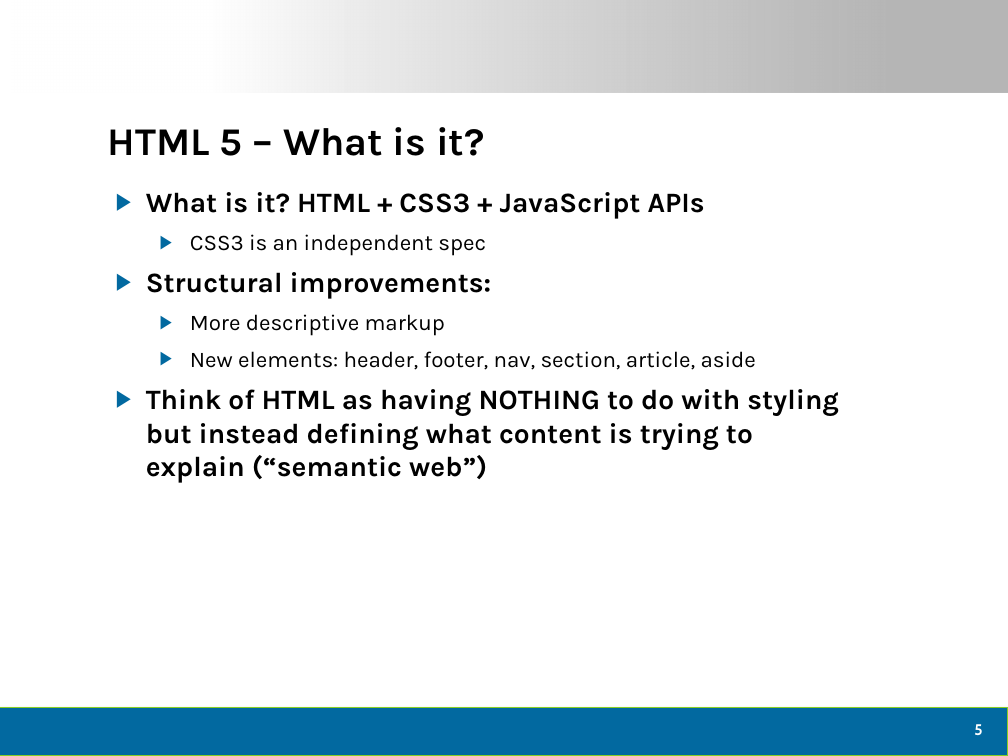
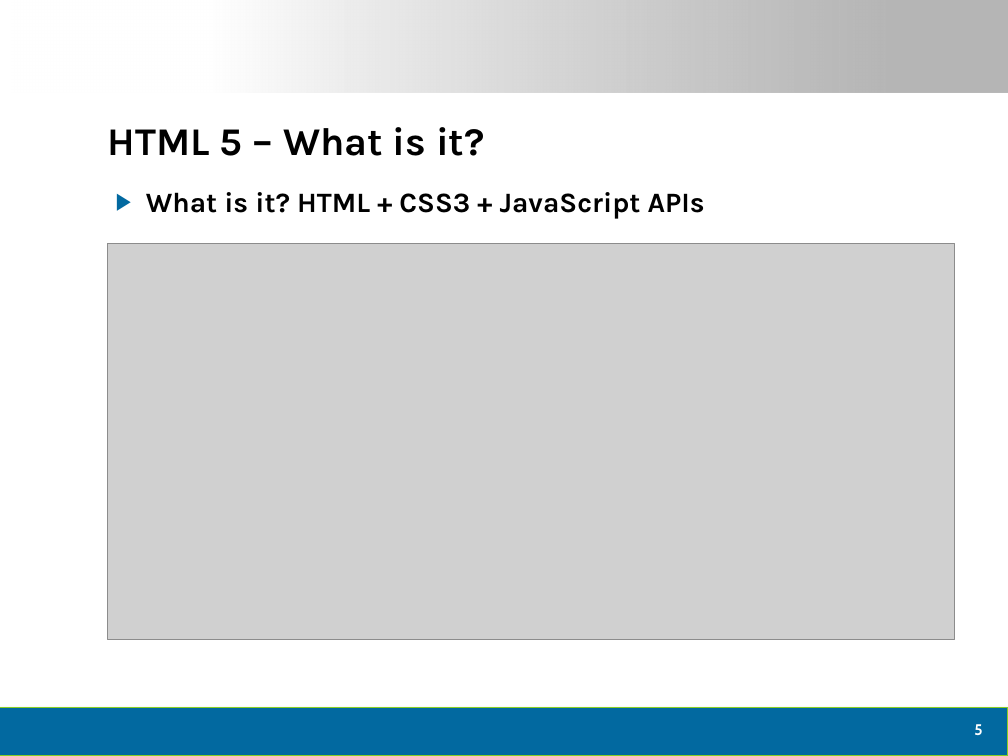
Before and after one commit to dtomyn/HTML5Demo1, a slide deck: slide 6 of Docs/2012 - Live360 Event Review (NEWER).pptx. Drawn at 1008x756 pixels with LibreOffice and Linux fonts; fonts in the diff are those of the drawing; grey boxes stand for pictures; background and template pictures are left out. Boxes give left, top, right and bottom in pixels: in the first picture for what was removed or moved away, otherwise in the second. Text is boxed around its words. In the diff, an @@ line names an element or a change of style, - is before the commit and + after.

```diff
--- a/Docs/2012 - Live360 Event Review (NEWER).pptx
+++ b/Docs/2012 - Live360 Event Review (NEWER).pptx
@@ text at (x1=146, y1=234, x2=838, y2=483): paragraphs removed @@
-  ▶ CSS3 is an independent spec
-▶ Structural improvements:
-  ▶ More descriptive markup
-  ▶ New elements: header, footer, nav, section, article, aside
-▶ Think of HTML as having NOTHING to do with styling but instead defining what content is trying to explain (“semantic web”)
@@ picture added at (x1=108, y1=243, x2=955, y2=640) @@
```
Also in this commit, not shown: 12 other slides changed, 2 slides added, 3 other files.
